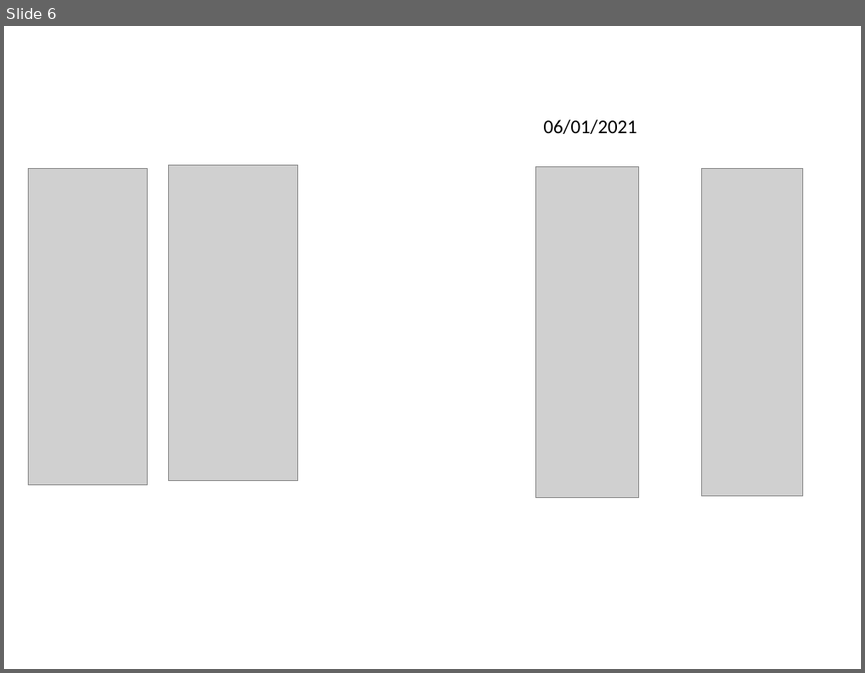
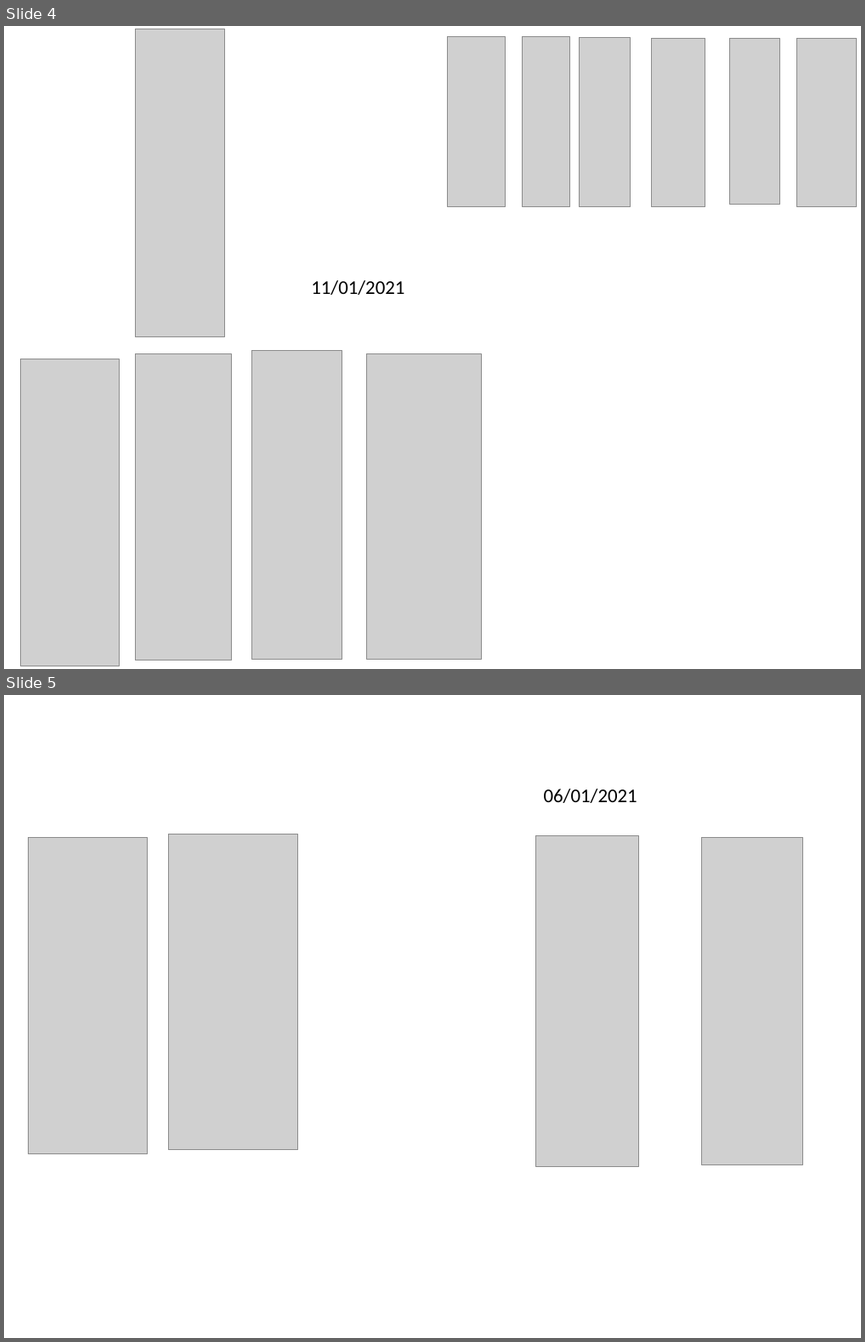
Before and after one commit to edyp-lab/Prostar2, a slide deck: dev/prostar_NvCSS/tl_style_css.odp. Shown one above the other, each under a label of ours: slide 6 before the commit, slides 4 and 5 after it. The pictures are 865x673 and 865x1342 pixels, drawn with LibreOffice and Linux fonts; fonts in the diff are those of the drawing; grey boxes stand for pictures. Boxes give left, top, right and bottom in pixels: in the first picture for what was removed or moved away, otherwise in the second. Text is boxed around its words. In the diff, an @@ line names an element or a change of style, - is before the commit and + after.

```diff
--- a/dev/prostar_NvCSS/tl_style_css.odp
+++ b/dev/prostar_NvCSS/tl_style_css.odp
@@ slide 4 added at (4,26,861,669), background #FFFFFF @@
@@ picture added at (136,29,226,337) @@
@@ picture added at (448,37,506,206) @@
@@ picture added at (522,37,570,206) @@
@@ picture added at (579,38,630,207) @@
@@ picture added at (652,38,705,206) @@
@@ picture added at (730,39,781,204) @@
@@ picture added at (797,38,857,206) @@
@@ text added at (311,280,404,295), 18 pt, text #000000 @@
+11/01/2021
@@ picture added at (136,354,232,660) @@
@@ picture added at (252,350,342,659) @@
@@ picture added at (367,354,483,659) @@
@@ picture added at (20,358,119,666) @@
@@ what was slide 6 is now slide 5 @@
```
Also in this commit, not shown: 2 slides removed, 2 other files.
